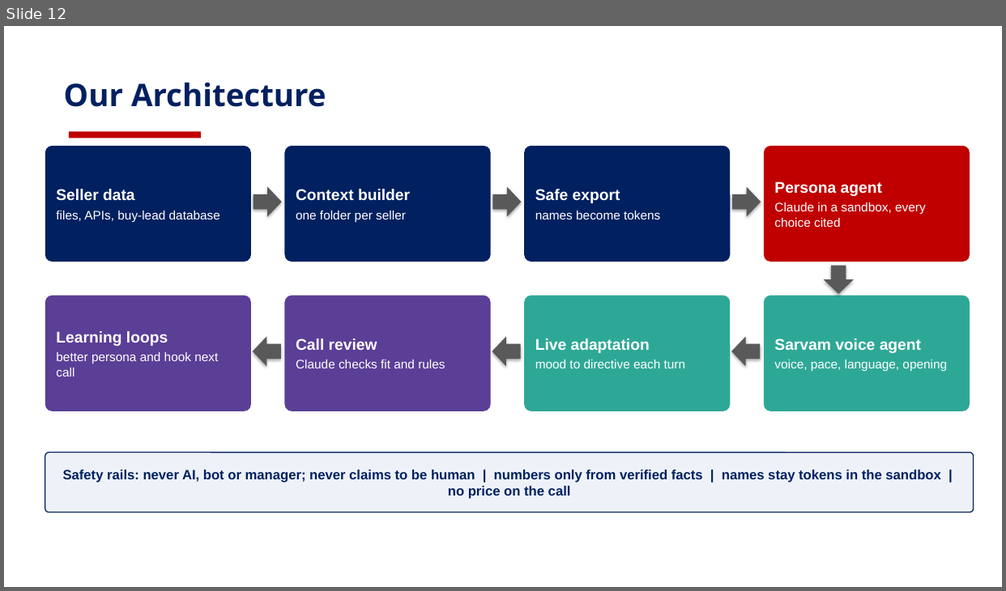
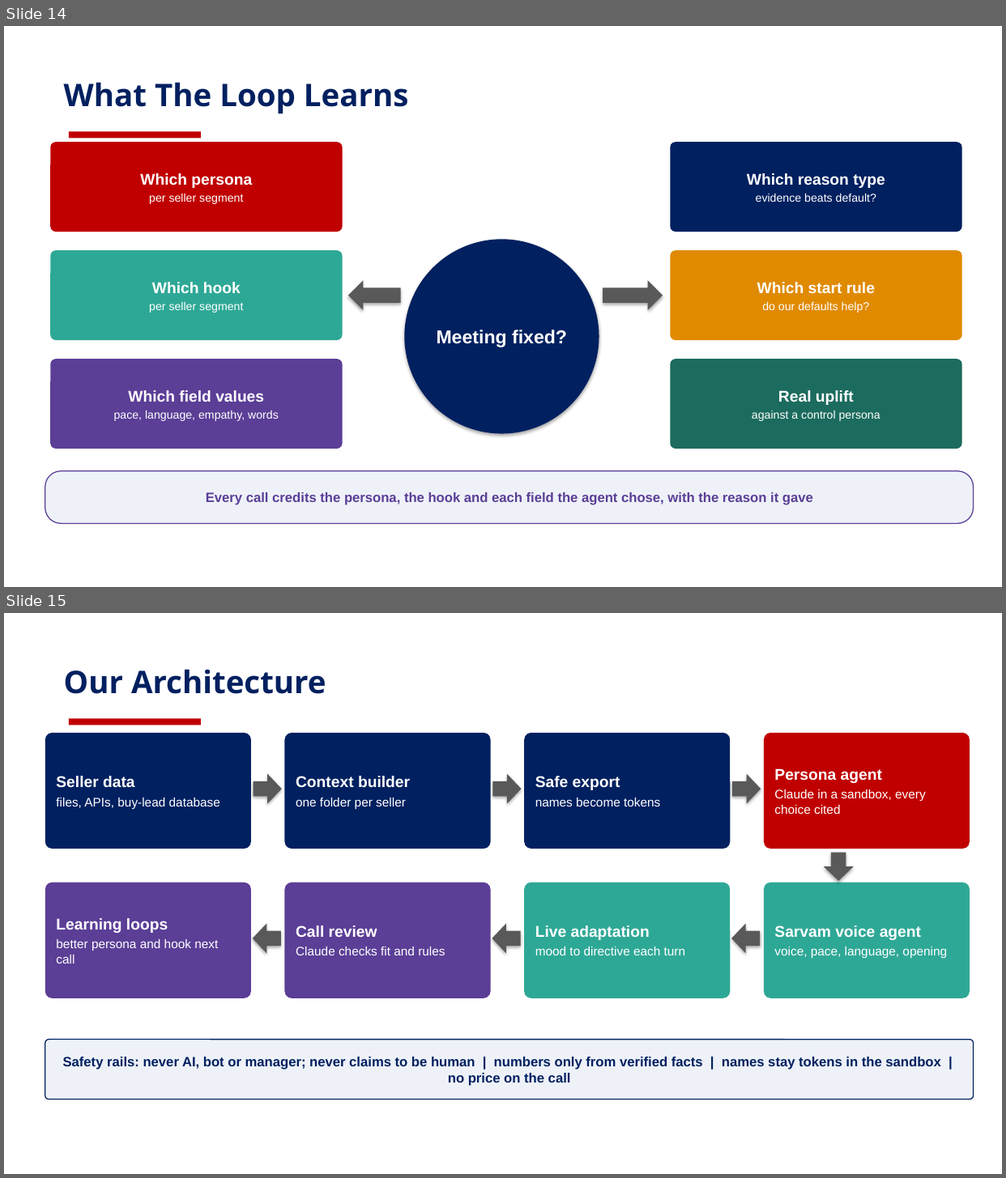
Before and after one commit to risu1139/vani-hackathon, a slide deck: outputs/plans/VANI_Persona_Design_Deck_v2_visual.pptx. Shown one above the other, each under a label of ours: slide 12 before the commit, slides 14 and 15 after it. The pictures are 1006x591 and 1006x1178 pixels, drawn with LibreOffice and Linux fonts; fonts in the diff are those of the drawing; background and template pictures are left out. Boxes give left, top, right and bottom in pixels: in the first picture for what was removed or moved away, otherwise in the second. Text is boxed around its words. In the diff, an @@ line names an element or a change of style, - is before the commit and + after.

```diff
--- a/outputs/plans/VANI_Persona_Design_Deck_v2_visual.pptx
+++ b/outputs/plans/VANI_Persona_Design_Deck_v2_visual.pptx
@@ slide 14 added at [4,26,1002,587], background picture (left out); not listed: 1 template element that a slide beside it also shows @@
@@ title added at [64,82,409,114], 30 pt, text #002060, bold @@
+What The Loop Learns
@@ rounded rectangle added at [50,142,343,232], fill #C00000, 11 pt, text #FFFFFF @@
+Which persona
+per seller segment
@@ rounded rectangle added at [671,142,962,232], fill #002060, 11 pt, text #FFFFFF @@
+Which reason type
+evidence beats default?
@@ ellipse added at [404,239,599,434], fill #002060, 18 pt, text #FFFFFF, bold @@
+Meeting fixed?
@@ rounded rectangle added at [50,250,343,340], fill #2EA896, 11 pt, text #FFFFFF @@
+Which hook
+per seller segment
@@ rounded rectangle added at [671,250,962,340], fill #E08A00, 11 pt, text #FFFFFF @@
+Which start rule
+do our defaults help?
@@ left arrow added at [348,280,401,310], fill #595959 @@
@@ right arrow added at [603,280,663,310], fill #595959 @@
@@ rounded rectangle added at [50,359,343,449], fill #5B3E96, 11 pt, text #FFFFFF @@
+Which field values
+pace, language, empathy, words
@@ rounded rectangle added at [671,359,962,449], fill #1B6B5E, 11 pt, text #FFFFFF @@
+Real uplift
+against a control persona
@@ rounded rectangle added at [45,472,974,524], fill #EEF2F8, outline #5B3E96 1 pt, 13 pt, text #5B3E96, bold @@
+Every call credits the persona, the hook and each field the agent chose, with the reason it gave
@@ what was slide 12 is now slide 15 @@
```
Also in this commit, not shown: 1 slide changed, 3 other slides added, 1 slide removed, 1 other file.
